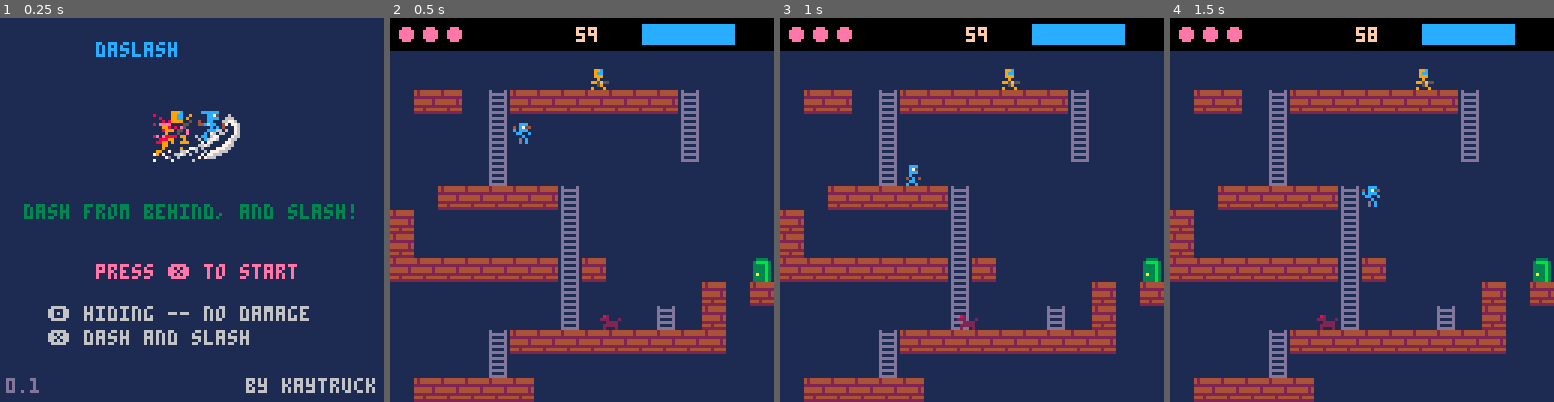
Above: before the commit, frames 1-4 (left to right).
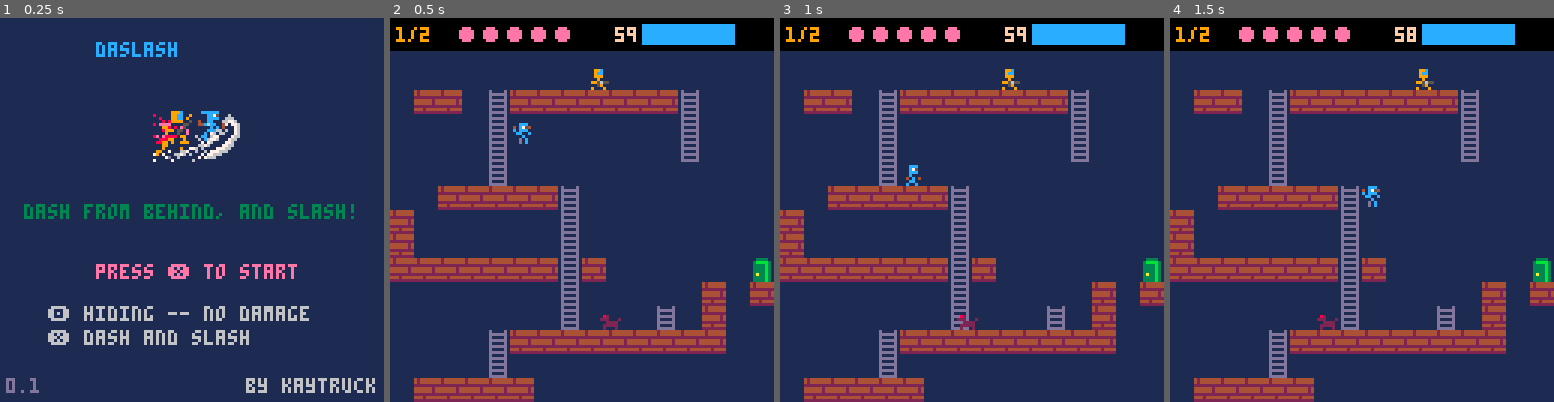
Above: after the commit, the same moments.

Repository: kaytruck/daslash
Game: PICO-8 cartridge daslash.p8
Two runs of this game, one before a commit and one after it. Both use one fixed random seed, a clock stepped at 60 frames per second and the inputs below.
Inputs:
- Up to frame 1 (0.25 s): no input
- Up to frame 2 (0.5 s): tap X (X key) at 0.33 s
- Up to frame 3 (1 s): tap O (Z key) at 0.7 s
- Up to frame 4 (1.5 s): tap X (X key) at 1.07 s

Frame 1 is identical in both runs. In frame 2, 1.3% of the frame differs, in the area x 1-65%, y 2-7%; in frame 3, 1.3%; in frame 4, 1.3%.

Commit message:
#1
ステージ番号を表示

Diff:
--- a/main.lua
+++ b/main.lua
@@ -114,13 +114,15 @@
 	draw_map()
 	-- draw info area background
 	rectfill(0, 0, 127, 10, 0)
+	-- draw stage num
+	print(""..sn.."/"..#stages, 2, 3, 9)
 	-- draw player hp
 	for i=0, player.hp - 1 do
-		circfill(5 + 8 * i, 5, 2, 14)
+		circfill(25 + 8 * i, 5, 2, 14)
 	end
 	-- draw life time
 	local life_time_s = "0"..stages[sn].life_time
-	print(sub(life_time_s, #life_time_s - 1), 62, 3, 15)
+	print(sub(life_time_s, #life_time_s - 1), 75, 3, 15)
 	-- draw hiding time bar
 	local hbx = 84
 	rectfill(hbx, 2, (hbx + player.hiding_cnt_max), 8, 13)
--- a/player.lua
+++ b/player.lua
@@ -20,7 +20,7 @@
 		hiding_cnt = 0,
 		hiding_cnt_max = 30,
 		atk=3,
-		hp=3,					-- hp
+		hp=5,					-- hp
 		-- stat
 		running=false,
 		falling=false,
